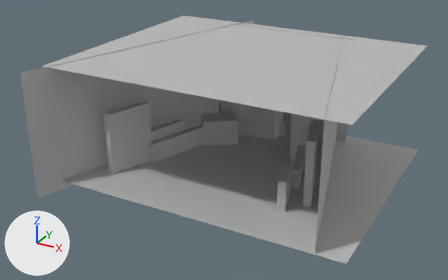
Before and after pictures for a commit that changed the FBX model Assets/Models/General Props/Loading Portal/LoadingCity.fbx.
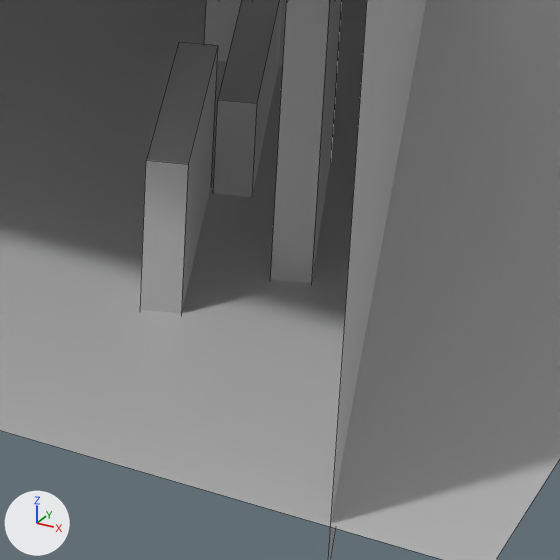
Old and new are each drawn whole from a 50 mm lens placed at (31.3, -65.4, 33.9), pointed at (-1.4, -6.0, 4.1) and again close up on the part from 56% to 81% of the width and 53% to 93% of the height. Lighting does not change. The marker at lower left points along +X, +Y and +Z. The close-ups show mesh edges as thin lines. Where no turn or scale is listed for an object, it has been applied to the vertices.

Objects in the first close-up: 'group3'.
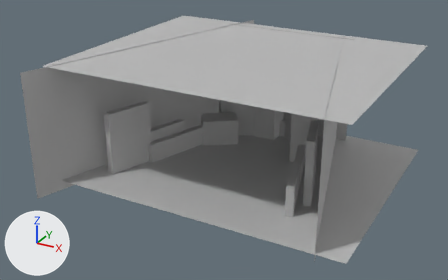
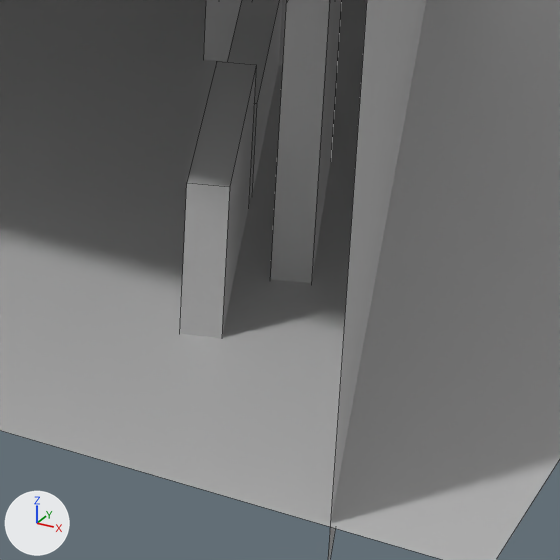
Pixel boxes (x1, y1, x2, y2) of what changed, in the close-ups (560 x 560 px; the box of a moved part takes in the faces that stretch with it):
part 1 of me_mesh, moved or reshaped: before (140, 42, 218, 313); after (180, 61, 256, 338)

What the commit changed:
me_mesh has 344 vertices, 209 faces and spans x -18.0..18.0, y -17.0..17.0, z -7.8..7.8.
me_mesh is used by ob_group3; location (0.0, -4.02, 6.42).
me_mesh part 1: the loose piece of 8 vertices spanning x 6.7..9.3, y -8.3..-2.4, z -7.8..-2.5 is moved by (1.1, -0.5, 0.0).
